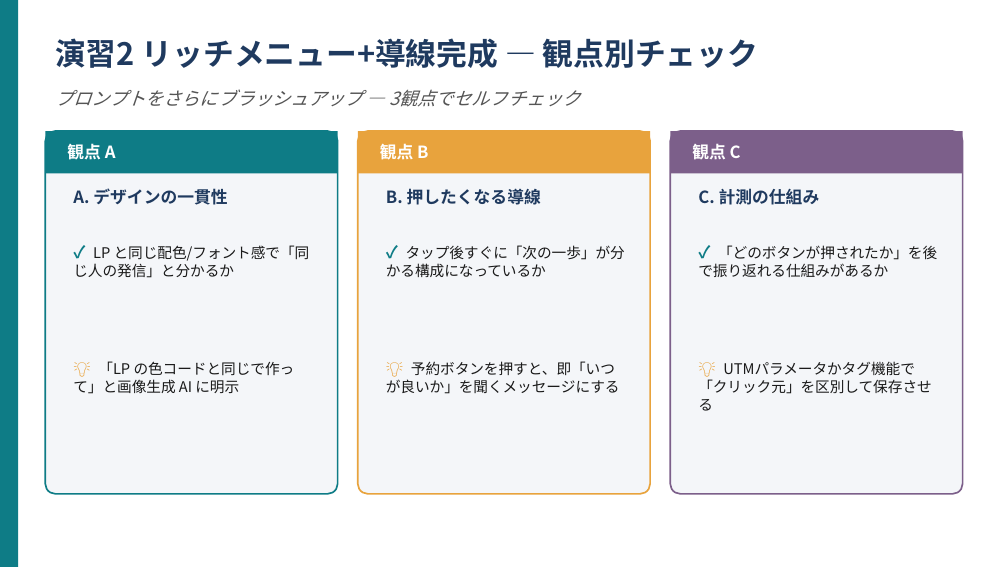
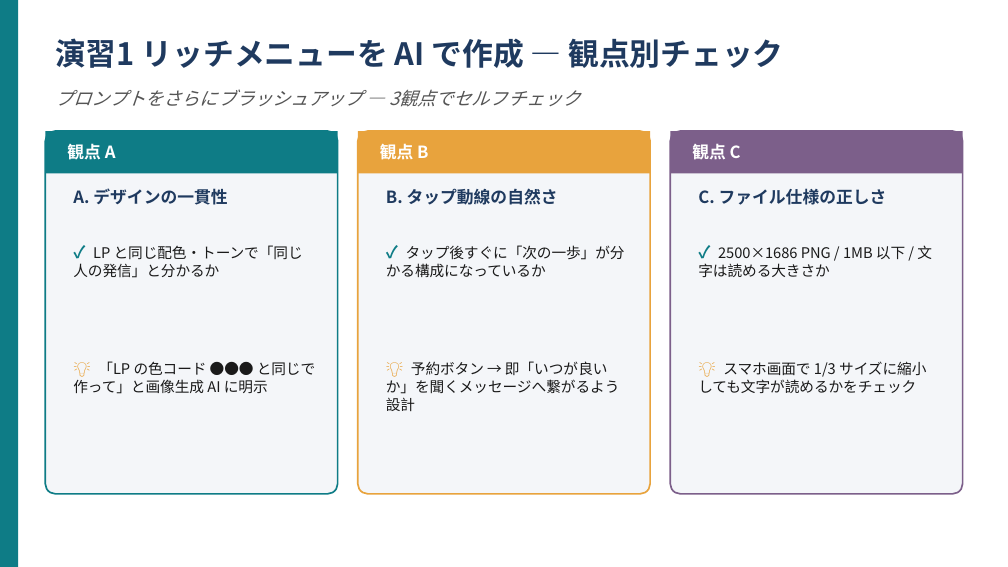
Before and after one commit to kana-story-321/github.io, a slide deck: slide 5 of lecture_pptx/out/work02.pptx (slide 7 before the commit). Drawn at 1008x567 pixels with LibreOffice and Linux fonts; fonts in the diff are those of the drawing. Boxes give left, top, right and bottom in pixels: in the first picture for what was removed or moved away, otherwise in the second. Text is boxed around its words. In the diff, an @@ line names an element or a change of style, - is before the commit and + after.

```diff
--- a/lecture_pptx/out/work02.pptx
+++ b/lecture_pptx/out/work02.pptx
@@ text at <box>55,38,783,68</box>: text changed @@
-演習2 リッチメニュー+導線完成 — 観点別チェック
+演習1 リッチメニューを AI で作成 — 観点別チェック
@@ text at <box>386,188,558,205</box>: text changed @@
-B. 押したくなる導線
+B. タップ動線の自然さ
@@ text at <box>698,188,887,205</box>: text changed @@
-C. 計測の仕組み
+C. ファイル仕様の正しさ
@@ text at <box>73,245,303,278</box>: text changed @@
-✓ LP と同じ配色/フォント感で「同じ人の発信」と分かるか
+✓ LP と同じ配色・トーンで「同じ人の発信」と分かるか
@@ text at <box>698,245,932,277</box>: text changed @@
-✓ 「どのボタンが押されたか」を後で振り返れる仕組みがあるか
+✓ 2500×1686 PNG / 1MB 以下 / 文字は読める大きさか
@@ text at <box>73,361,315,394</box>: text changed @@
-💡 「LP の色コードと同じで作って」と画像生成 AI に明示
+💡 「LP の色コード ●●● と同じで作って」と画像生成 AI に明示
@@ text at <box>386,361,620,411</box>: text changed @@
-💡 予約ボタンを押すと、即「いつが良いか」を聞くメッセージにする
+💡 予約ボタン → 即「いつが良いか」を聞くメッセージへ繋がるよう設計
@@ text at <box>698,361,926,393</box>: text changed @@
-💡 UTMパラメータかタグ機能で「クリック元」を区別して保存させる
+💡 スマホ画面で 1/3 サイズに縮小しても文字が読めるかをチェック
```
Also in this commit, not shown: 7 other slides changed, 8 other files.
